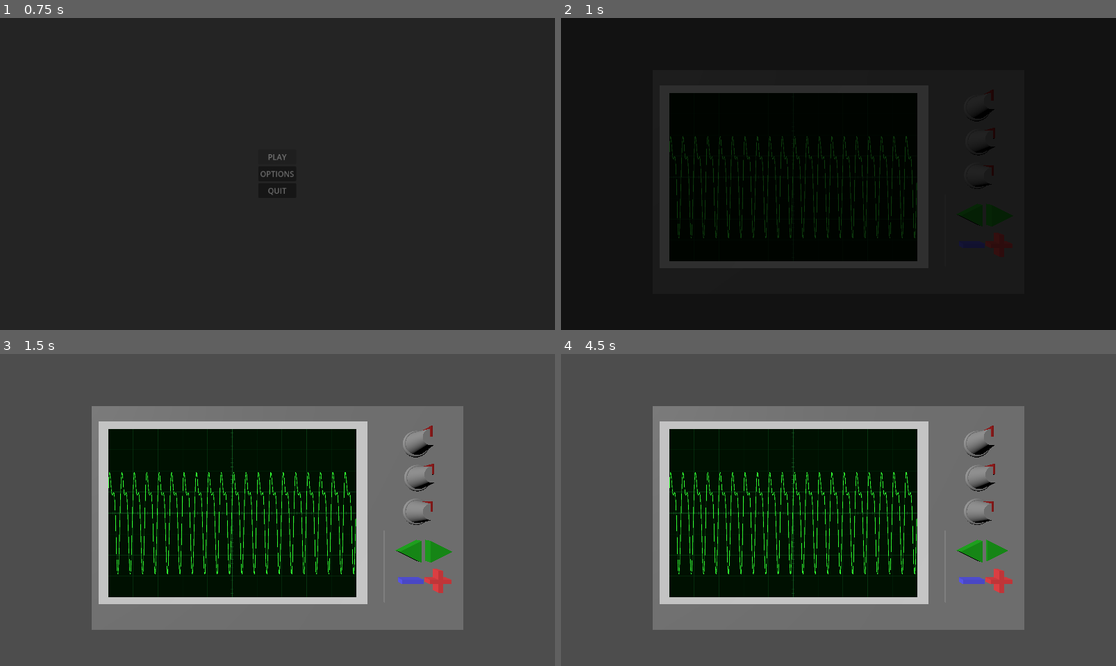
Above: before the commit, frames 1-4 (two rows, left to right).
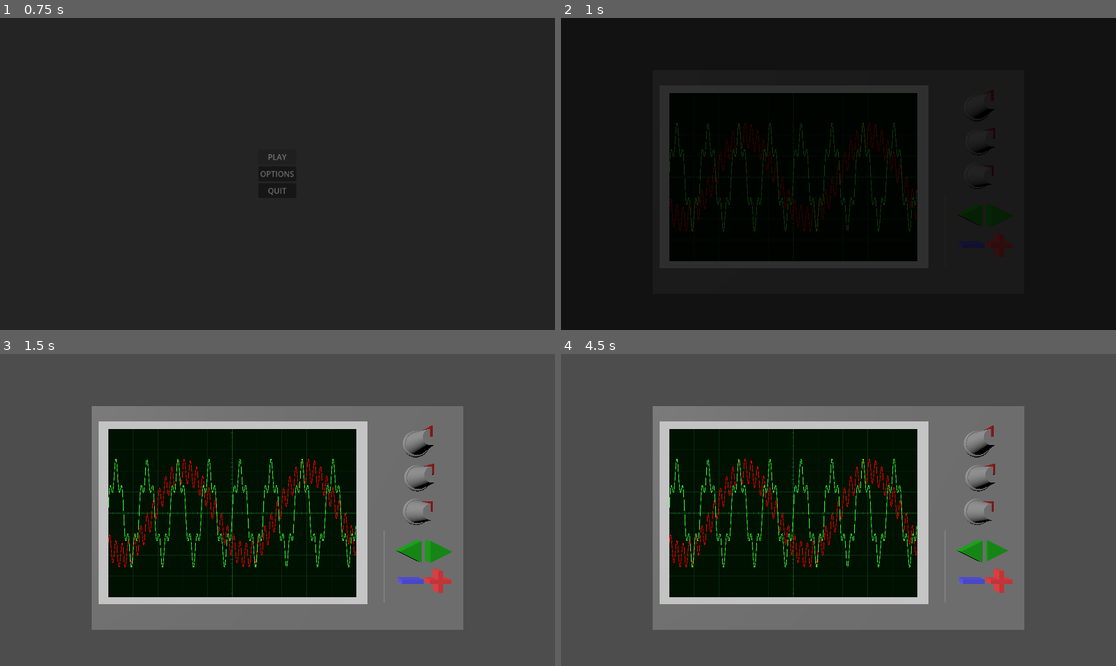
Above: after the commit, the same moments.

Repository: AirJamStudios/interference
Game: Godot game, scene res://scenes/main_menu.tscn
The game is run twice, just before and just after one commit, with the same random seed, the same clock (stepped at 60 frames per second) and the same inputs.
Inputs (mouse positions are in pixels of both pictures, inside the frame that each line leads up to):
- Up to frame 1 (0.75 s): click "PLAY" at 0.5 s
- Up to frame 2 (1 s): no input
- Up to frame 3 (1.5 s): move the mouse to (399, 494) at 1.27 s; click (399, 494) at 1.42 s
- Up to frame 4 (4.5 s): tap Enter at 2, 3.5 s; drag from (727, 525) to (810, 572) at 2.02 s; tap Space at 2.75, 4.25 s; move the mouse to (894, 441) at 2.77 s; click (894, 441) at 2.92 s; drag from (810, 572) to (672, 463) at 3.52 s; move the mouse to (1005, 556) at 4.27 s; click (1005, 556) at 4.42 s

Frame 1 is identical in both runs. In frame 2, 2.7% of the frame differs, in the area x 19-65%, y 33-71%; in frame 3, 3.7%; in frame 4, 3.7%.

Commit message:
Sample enemy wave, basic scoring

Diff:
--- a/scenes/oscilloscope.tscn
+++ b/scenes/oscilloscope.tscn
@@ -3,6 +3,8 @@
 [ext_resource type="Script" uid="uid://b288yb0c4nrb8" path="res://scripts/screen.gd" id="1_7hroh"]
 [ext_resource type="PackedScene" uid="uid://bgpo85ywxp7vy" path="res://scenes/knob.tscn" id="1_ncd6b"]
 [ext_resource type="Script" uid="uid://4fgxuwm2kadt" path="res://scripts/signal/grid.gd" id="1_yeat3"]
+[ext_resource type="Script" uid="uid://by32vt4jcgtey" path="res://scripts/signal/wave_enemy.gd" id="2_2wiel"]
+[ext_resource type="Script" uid="uid://b7sydhpcego0" path="res://scripts/signal/wave_user.gd" id="2_7hroh"]
 [ext_resource type="PackedScene" uid="uid://8ohy674clkp2" path="res://scenes/wave_selection_panel.tscn" id="2_k27eh"]
 [ext_resource type="Script" uid="uid://beejw2fpc7b4o" path="res://scripts/signal/wave_plotter.gd" id="3_32ph5"]
 
@@ -75,9 +77,22 @@
 offset_bottom = 124.0
 script = ExtResource("1_yeat3")
 
-[node name="wave_plotter" type="Line2D" parent="sub_viewport/plotter_panel" unique_id=40412895]
+[node name="enemy_wave" type="Node2D" parent="sub_viewport/plotter_panel" unique_id=918639175 node_paths=PackedStringArray("wave_plotter_enemy")]
+script = ExtResource("2_2wiel")
+wave_plotter_enemy = NodePath("../enemy_wave_plotter")
+
+[node name="enemy_wave_plotter" type="Line2D" parent="sub_viewport/plotter_panel" unique_id=1325866320]
+script = ExtResource("3_32ph5")
+wave_color = Color(1, 0, 0, 1)
+
+[node name="user_wave" type="Node2D" parent="sub_viewport/plotter_panel" unique_id=501270090 node_paths=PackedStringArray("wave_plotter_user", "enemy")]
+script = ExtResource("2_7hroh")
+wave_plotter_user = NodePath("../user_wave_plotter")
+enemy = NodePath("../enemy_wave")
+
+[node name="user_wave_plotter" type="Line2D" parent="sub_viewport/plotter_panel" unique_id=40412895]
 script = ExtResource("3_32ph5")
 
-[connection signal="value_changed" from="mesh/knobs/amplitude_knob" to="sub_viewport/plotter_panel/wave_plotter" method="_on_amplitude_knob_value_changed"]
-[connection signal="value_changed" from="mesh/knobs/freq_knob" to="sub_viewport/plotter_panel/wave_plotter" method="_on_freq_knob_value_changed"]
-[connection signal="value_changed" from="mesh/knobs/phase_knob" to="sub_viewport/plotter_panel/wave_plotter" method="_on_phase_knob_value_changed"]
+[connection signal="value_changed" from="mesh/knobs/amplitude_knob" to="sub_viewport/plotter_panel/user_wave" method="_on_amplitude_knob_value_changed"]
+[connection signal="value_changed" from="mesh/knobs/freq_knob" to="sub_viewport/plotter_panel/user_wave" method="_on_freq_knob_value_changed"]
+[connection signal="value_changed" from="mesh/knobs/phase_knob" to="sub_viewport/plotter_panel/user_wave" method="_on_phase_knob_value_changed"]
--- a/scripts/signal/composite_wave.gd
+++ /dev/null
@@ -1,23 +0,0 @@
-class_name CompositeWave
-extends Wave
-
-
-var waves: Array[SingleWave] = []
-
-func add_wave(wave: SingleWave) -> void:
-	waves.append(wave)
-
-func remove_wave(wave: SingleWave) -> void:
-	waves.erase(wave)
-
-func clear_waves() -> void:
-	waves.clear()
-
-#Normalize so that amplitude is between 0-1
-func sample(t: float) -> float:
-	var total_wave: float = 0.0
-	for wave in waves:
-		total_wave += wave.sample(t)
-	if waves:
-		total_wave /= len(waves)
-	return total_wave
--- /dev/null
+++ b/scripts/signal/wave_enemy.gd
@@ -0,0 +1,15 @@
+class_name EnemyWave
+extends Node
+
+var total_wave: CompositeWave
+@export var wave_plotter_enemy : WavePlotter
+
+func _ready() -> void:
+	# Tempory to test
+	var single_wave1 = SingleWave.new(1.0, 0.1, 4.0)
+	var single_wave2 = SingleWave.new(0.3, 2, 0.0)
+	total_wave = CompositeWave.new()
+	total_wave.add_wave(single_wave1)
+	total_wave.add_wave(single_wave2)
+	wave_plotter_enemy.set_wave(total_wave)
+	wave_plotter_enemy.redraw_plot()
--- a/scripts/signal/wave_plotter.gd
+++ b/scripts/signal/wave_plotter.gd
@@ -1,41 +1,33 @@
+class_name WavePlotter
 extends Line2D
 
-var selected_wave: Wave
-var total_wave: Wave
+var wave: Wave
 
-#TODO, differentiate displayed wave vs selected wave
+@export_group("Wave Aspect")
+@export var wave_color: Color = Color.html("#33FF33")
+@export var line_thickness: float = 1.5
 
+@export_group("Time Domain")
 @export var t_min: float = -10.0
 @export var t_max: float = 10.0
 @export var dt: float = 0.05
 
 func _ready() -> void:
 	#Temporary color for wave
-	width = 1.5
-	default_color = Color.html("#33FF33")
-
-	# Tempory to test
-	var singleWave1 = SingleWave.new(1.0, 1.0, 0.0)
-	var singleWave2 = SingleWave.new(2.0, 0.5, 1.0)
-	var compositeWave = CompositeWave.new()
-	compositeWave.add_wave(singleWave1)
-	compositeWave.add_wave(singleWave2)
-
-	selected_wave = singleWave1
-	total_wave = compositeWave
-
+	width = line_thickness
+	default_color = wave_color
 	position = Vector2.ZERO
-	redraw_plot()
 
 
 #Plot total wave
 func redraw_plot() -> void:
+	if not wave: return
 	clear_points()
 	var panel_size: Vector2 = get_parent().size
 
 	var t = t_min
 	while t <= t_max:
-		var y = total_wave.sample(t)
+		var y = wave.sample(t)
 
 		var percentage = (t - t_min) / (t_max - t_min)
 		var x_pixel = percentage * panel_size.x
@@ -48,20 +40,5 @@
 		t += dt
 
 
-# Signals to modify selected wave
-
-# Amplitude of waves goes from 0-1
-func _on_amplitude_knob_value_changed(value: float) -> void:
-	if selected_wave:
-		selected_wave.amplitude = value
-		redraw_plot()
-
-func _on_freq_knob_value_changed(value: float) -> void:
-	if selected_wave:
-		selected_wave.frequency = lerpf(0.05, 2.0, value)
-		redraw_plot()
-
-func _on_phase_knob_value_changed(value: float) -> void:
-	if selected_wave:
-		selected_wave.phase = lerpf(0, 50.0, value)
-		redraw_plot()
+func set_wave(wave_in: Wave) -> void:
+	wave = wave_in
--- /dev/null
+++ b/scripts/signal/wave_user.gd
@@ -0,0 +1,52 @@
+extends Node
+
+var selected_wave_id: int = 0
+var total_wave: CompositeWave
+@export var wave_plotter_user : WavePlotter
+
+@export var enemy : EnemyWave
+
+
+func _ready() -> void:
+	# Tempory to test
+	var single_wave1 = SingleWave.new(1.0, 0.4, 0.0)
+	var single_wave2 = SingleWave.new(0.3, 2, 0.0)
+	total_wave = CompositeWave.new()
+	total_wave.add_wave(single_wave1)
+	total_wave.add_wave(single_wave2)
+	wave_plotter_user.set_wave(total_wave)
+	wave_plotter_user.redraw_plot()
+
+func _score() -> void:
+	#TODO! unhardcode this
+	print("SCORE: " , total_wave.get_accuracy(enemy.total_wave, -10, 10, 0.05))
+
+#TODO! adjust the ranges of freq and phase to be sensible
+# Signals to modify selected wave
+# Amplitude of waves goes from 0-1
+func _on_amplitude_knob_value_changed(value: float) -> void:
+	if !total_wave: return
+	var selected_wave = total_wave.get_wave(selected_wave_id)
+	if selected_wave:
+		selected_wave.amplitude = value
+		wave_plotter_user.redraw_plot()
+		print("Amp:" , selected_wave.amplitude)
+		_score()
+
+func _on_freq_knob_value_changed(value: float) -> void:
+	if !total_wave: return
+	var selected_wave = total_wave.get_wave(selected_wave_id)
+	if selected_wave:
+		selected_wave.frequency = lerpf(0.05, 2.0, value)
+		wave_plotter_user.redraw_plot()
+		print("Freq: ", selected_wave.frequency)
+		_score()
+
+func _on_phase_knob_value_changed(value: float) -> void:
+	if !total_wave: return
+	var selected_wave = total_wave.get_wave(selected_wave_id)
+	if selected_wave:
+		selected_wave.phase = lerpf(0, 10.0, value)
+		wave_plotter_user.redraw_plot()
+		print("Phase: ", selected_wave.phase)
+		_score()
--- /dev/null
+++ b/scripts/signal/waves/composite_wave.gd
@@ -0,0 +1,56 @@
+class_name CompositeWave
+extends Wave
+
+
+var waves: Array[SingleWave] = []
+
+func add_wave(wave: SingleWave) -> void:
+	waves.append(wave)
+
+func remove_wave(wave: SingleWave) -> void:
+	waves.erase(wave)
+
+func clear_waves() -> void:
+	waves.clear()
+
+#Normalize so that amplitude is between 0-1
+func sample(t: float) -> float:
+	var total_wave: float = 0.0
+	for wave in waves:
+		total_wave += wave.sample(t)
+	if waves:
+		total_wave /= len(waves)
+	return total_wave
+
+func get_wave(i: int) -> SingleWave:
+	if i < len(waves):
+		return waves[i]
+	else:
+		return null
+
+#0-100 score
+func get_accuracy(other_wave: CompositeWave, t_min: float, t_max: float, dt: float) -> float:
+
+	var squared_error_sum: float = 0.0
+	var sample_count: int = 0
+
+	var t: float = t_min
+	while t <= t_max:
+		var y1: float = sample(t)
+		var y2: float = other_wave.sample(t)
+
+		var diff: float = y1 - y2
+		squared_error_sum += diff * diff
+		sample_count += 1
+		t += dt
+
+	if sample_count == 0:
+		return 0.0
+
+	# Root mean square error (0 identical, 1 is wrong)
+	var rmse: float = sqrt(squared_error_sum / sample_count)
+
+	# RMSE to percentage (!TODO: more forigving?)
+	var accuracy: float = (1.0 - rmse) * 100.0
+
+	return clampf(accuracy, 0.0, 100.0)
--- a/scripts/signal/single_wave.gd
+++ b/scripts/signal/waves/single_wave.gd
@@ -6,9 +6,9 @@
 var amplitude: float = 1.0
 var phase: float = 0.0
 
-func _init(freq: float = 1.0, amp: float = 1.0, ph: float = 0.0):
+func _init(amp: float = 1.0, freq: float = 1.0, ph: float = 0.0):
 	frequency = freq
-	amplitude = amp
+	amplitude = clampf(amp, 0.0, 1.0)
 	phase = ph
 
 
Not shown, removed: scripts/signal/composite_wave.gd.uid
Not shown, removed: scripts/signal/single_wave.gd.uid
Not shown, removed: scripts/signal/wave.gd.uid
Not shown, added: scripts/signal/wave_enemy.gd.uid
Not shown, added: scripts/signal/wave_user.gd.uid
Not shown, added: scripts/signal/waves/composite_wave.gd.uid
Not shown, added: scripts/signal/waves/single_wave.gd.uid
Renamed: scripts/signal/wave.gd -> scripts/signal/waves/wave.gd
Not shown, added: scripts/signal/waves/wave.gd.uid
